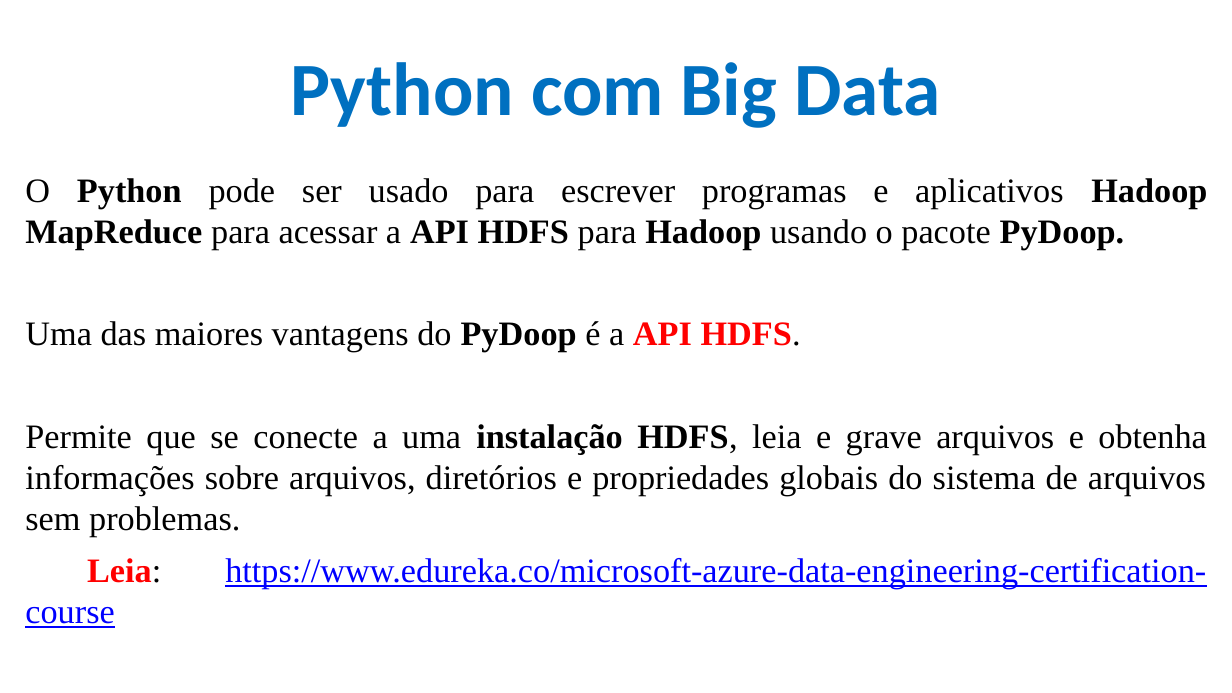
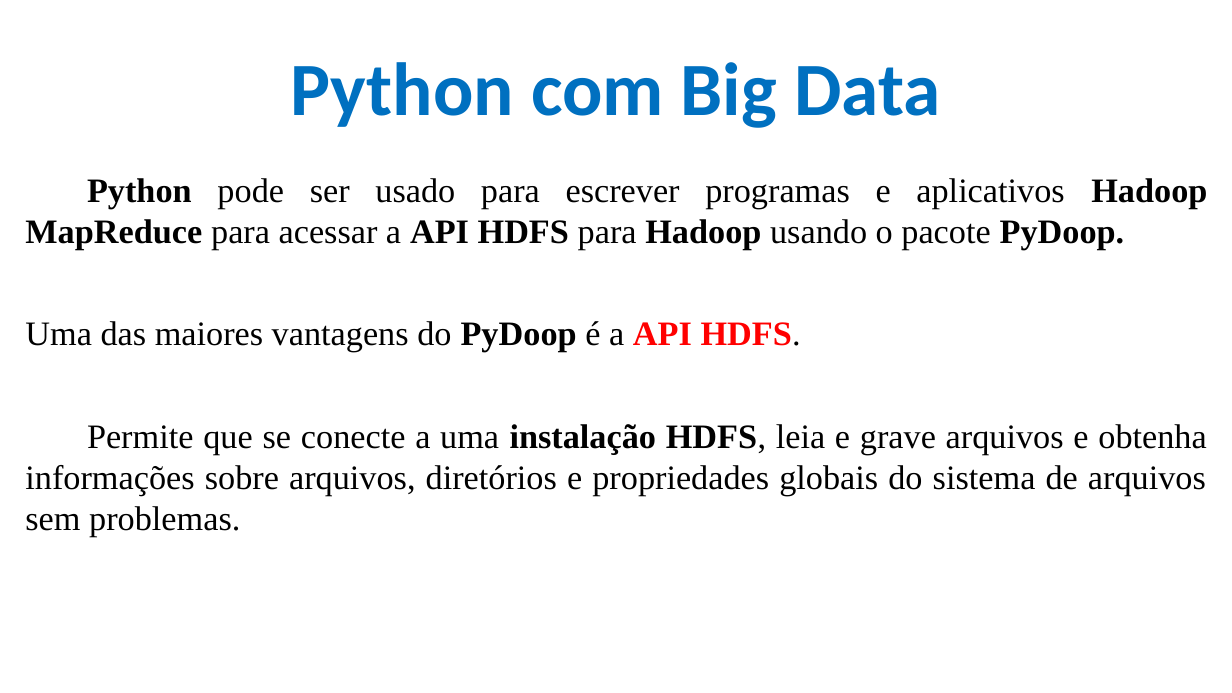
Before and after one commit to CloudEducationBrazil/WydenArea1AplicacaoCloudIndustria40Python, a slide deck: slide 5 of 01 Classes/Aula 10 - Aplicação Cloud Indústria 40 Python Integração Cloud Big Data Parte 1.pptx. Drawn at 1232x693 pixels with LibreOffice and Linux fonts; fonts in the diff are those of the drawing; background and template pictures are left out. Boxes give left, top, right and bottom in pixels: in the first picture for what was removed or moved away, otherwise in the second. Text is boxed around its words. In the diff, an @@ line names an element or a change of style, - is before the commit and + after.

Commit message:
Big Data IoT Python UniRuy Wyden ...

```diff
--- a/01 Classes/Aula 10 - Aplicação Cloud Indústria 40 Python Integração Cloud Big Data Parte 1.pptx
+++ b/01 Classes/Aula 10 - Aplicação Cloud Indústria 40 Python Integração Cloud Big Data Parte 1.pptx
@@ text at (25, 178, 1207, 250): text changed @@
-O Python pode ser usado para escrever programas e aplicativos Hadoop MapReduce para acessar a API HDFS para Hadoop usando o pacote PyDoop.
+Python pode ser usado para escrever programas e aplicativos Hadoop MapReduce para acessar a API HDFS para Hadoop usando o pacote PyDoop.
@@ text at (25, 558, 1206, 628): paragraph removed @@
-Leia: https://www.edureka.co/microsoft-azure-data-engineering-certification-course
```
Also in this commit, not shown: 12 other slides changed, 2 other files.
